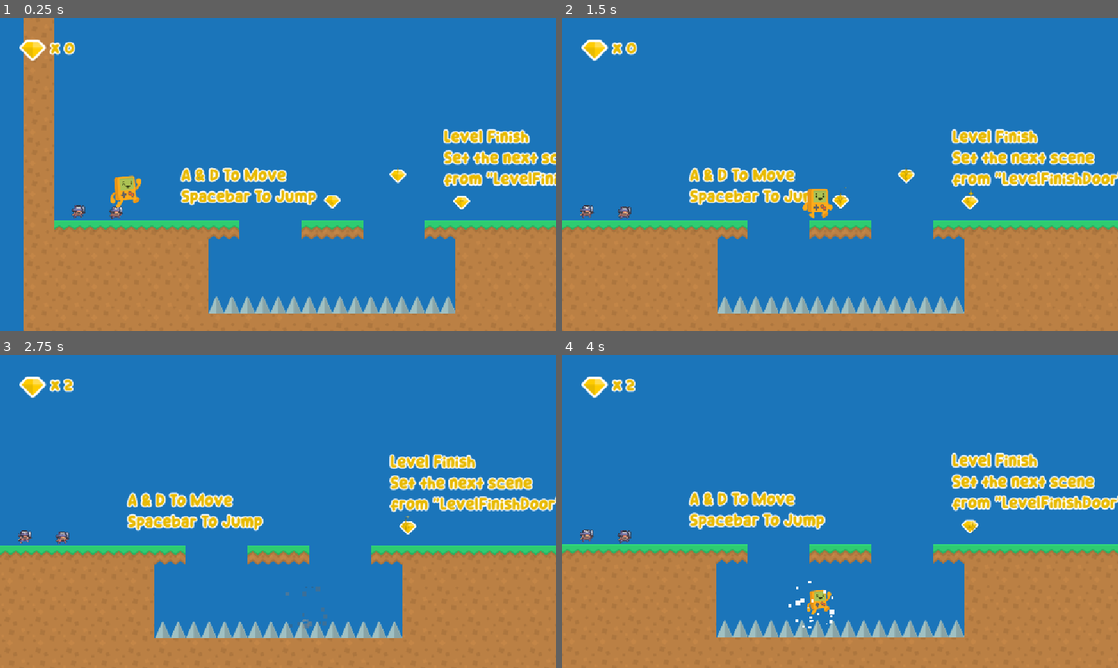
Above: before the commit, frames 1-4 (two rows, left to right).
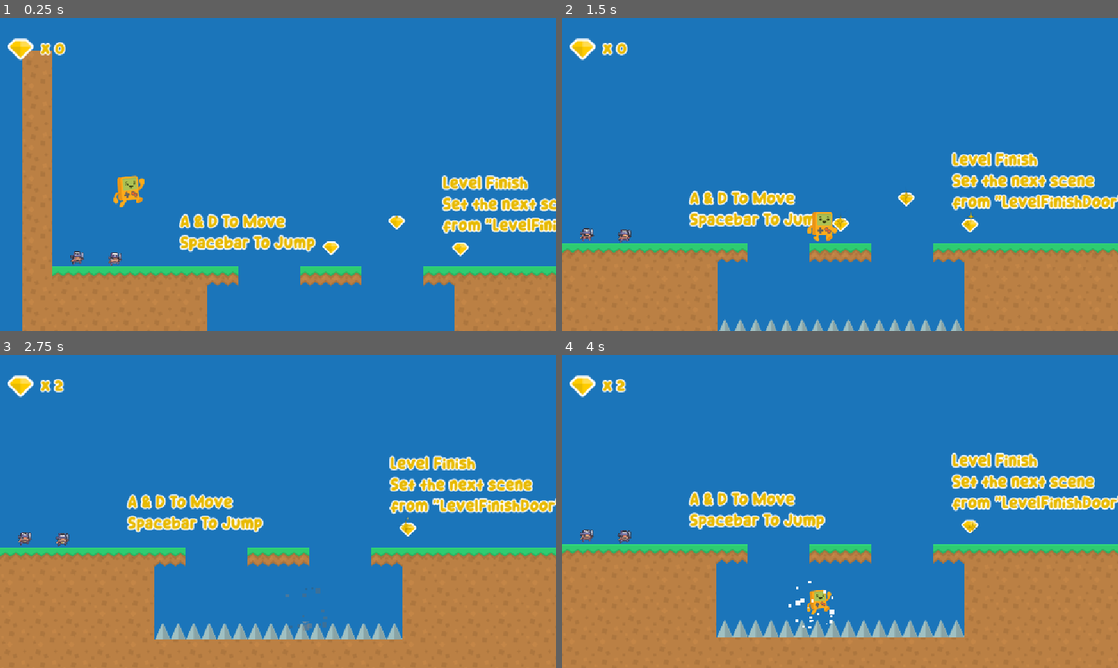
Above: after the commit, the same moments.

Repository: twachi/projectgame2d
Game: Godot game, scene res://Scenes/Levels/Level_01.tscn
Two runs of this game, one before a commit and one after it. Both use one fixed random seed, a clock stepped at 60 frames per second and the inputs below.
Inputs:
- Up to frame 1 (0.25 s): no input
- Up to frame 2 (1.5 s): hold D (Right) from 0.53 s (still down); tap Space (Jump) at 0.77 s
- Up to frame 3 (2.75 s): tap Space (Jump) at 1.52 s; release D (Right) at 2.03 s; hold A (Left) from 2.03 s (still down)
- Up to frame 4 (4 s): release A (Left) at 2.78 s; hold D (Right) from 2.78 s (still down); tap Space (Jump) at 3.02, 3.77 s

The runs differ from the first frame. In frame 1, 23% of the frame differs, in the area x 1-100%, y 0-100%; in frame 2, 19%; in frame 3, 6.5%; in frame 4, 0.6%.

Commit message:
แก้ไข level1

Diff:
--- a/Scenes/Levels/Level_01.tscn
+++ b/Scenes/Levels/Level_01.tscn
@@ -53,7 +53,7 @@
 
 [node name="Player" parent="." instance=ExtResource("2_pay8t")]
 z_index = 1
-position = Vector2(150, 318)
+position = Vector2(159, 222)
 
 [node name="Camera2D" type="Camera2D" parent="Player"]
 position = Vector2(16, 36)
@@ -139,6 +139,7 @@
 grow_horizontal = 2
 grow_vertical = 2
 script = ExtResource("6_66mfc")
+metadata/_edit_lock_ = true
 
 [node name="Score" type="Control" parent="UserInterface/GameUI"]
 unique_name_in_owner = true
@@ -149,20 +150,20 @@
 [node name="ScoreTexture" type="TextureRect" parent="UserInterface/GameUI/Score"]
 unique_name_in_owner = true
 layout_mode = 0
-offset_left = 16.0
-offset_top = 16.0
-offset_right = 116.0
-offset_bottom = 116.0
+offset_left = -9.0
+offset_top = 14.0
+offset_right = 91.0
+offset_bottom = 114.0
 texture = ExtResource("7_j7jun")
 stretch_mode = 4
 
 [node name="ScoreLabel" type="Label" parent="UserInterface/GameUI/Score"]
 unique_name_in_owner = true
 layout_mode = 0
-offset_left = 104.0
-offset_top = 42.0
-offset_right = 148.0
-offset_bottom = 84.0
+offset_left = 84.0
+offset_top = 43.0
+offset_right = 129.0
+offset_bottom = 85.0
 theme_override_colors/font_color = Color(0.910156, 0.730469, 0, 1)
 theme_override_colors/font_outline_color = Color(1, 1, 1, 1)
 theme_override_constants/outline_size = 10
Not shown: 1 places in Scenes/Levels/Level_01.tscn that only renumber resources
Not shown, changed: README.md
